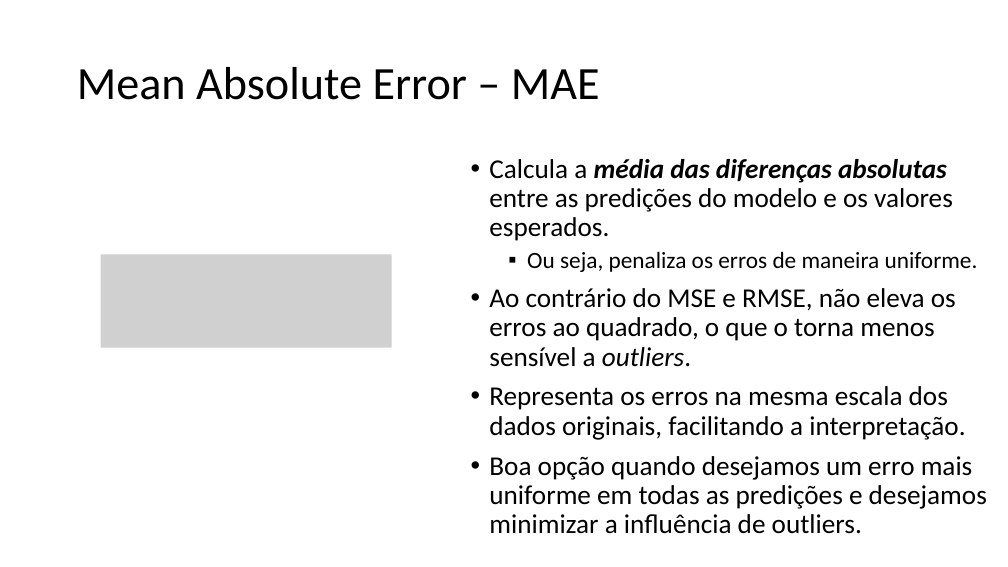
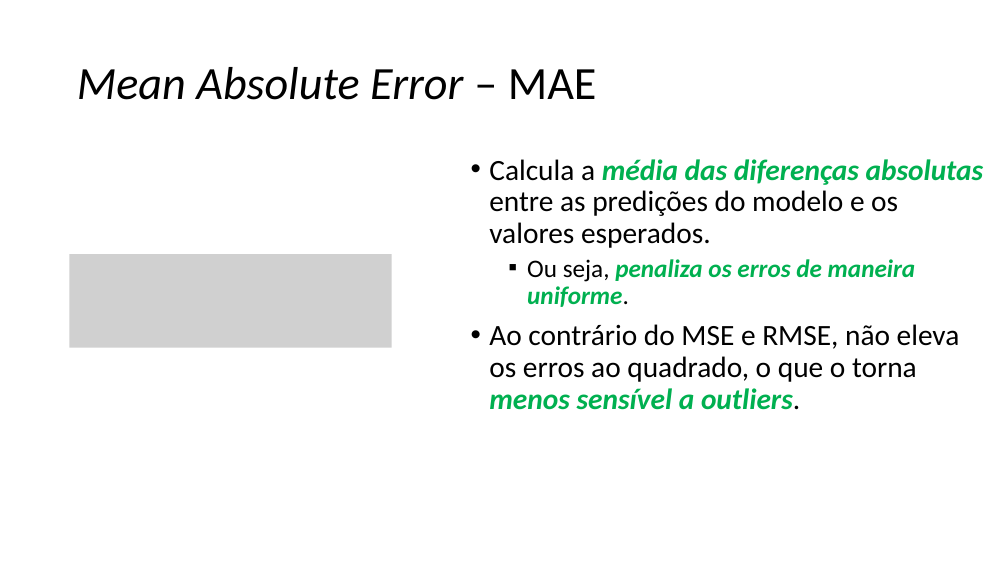
Before and after one commit to zz4fap/tp557-iot-ml, a slide deck: slide 19 of slides/TP557_5_Medindo_a_precisão_de_um_modelo_de_ML.pptx (slide 17 before the commit). Drawn at 1008x567 pixels with LibreOffice and Linux fonts; fonts in the diff are those of the drawing; grey boxes stand for pictures. Boxes give left, top, right and bottom in pixels: in the first picture for what was removed or moved away, otherwise in the second. Text is boxed around its words. In the diff, an @@ line names an element or a change of style, - is before the commit and + after.

```diff
--- a/slides/TP557_5_Medindo_a_precisão_de_um_modelo_de_ML.pptx
+++ b/slides/TP557_5_Medindo_a_precisão_de_um_modelo_de_ML.pptx
@@ title "Mean Absolute Error – MAE" at box(77, 67, 597, 100): italic on in "Mean Absolute Error" @@
@@ text "Calcula a média das diferenças ..." at box(489, 159, 983, 410): size 25.9 to 28 pt in "Calcula a média das diferenças absolutas entre ...", "Ao contrário do MSE e RMSE, não ..."; text colour #000000 to #00B050 in "média das diferenças absolutas", "penaliza os erros de maneira uniforme.", "menos sensível a outliers."; size 22.2 to 24 pt in "Ou seja, penaliza os erros de maneira ..."; bold on in "penaliza os erros de maneira uniforme.", "menos sensível a outliers."; italic on in "penaliza os erros de maneira uniforme.", "menos sensível a" @@
@@ picture: place and size @@
-picture at box(101, 254, 392, 348)
+picture at box(70, 254, 392, 348)
@@ text at box(489, 386, 987, 534): paragraphs removed @@
-• Representa os erros na mesma escala dos dados originais, facilitando a interpretação.
-• Boa opção quando desejamos um erro mais uniforme em todas as predições e desejamos minimizar a influência de outliers.
```
Also in this commit, not shown: 14 other slides changed, 7 slides added, 1 other file.
